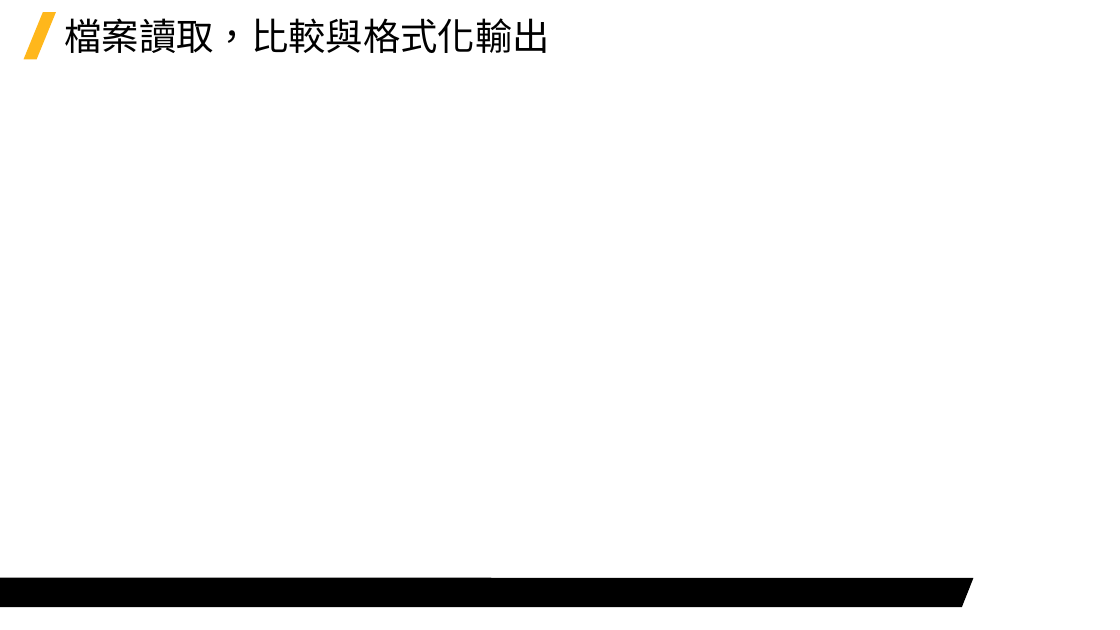
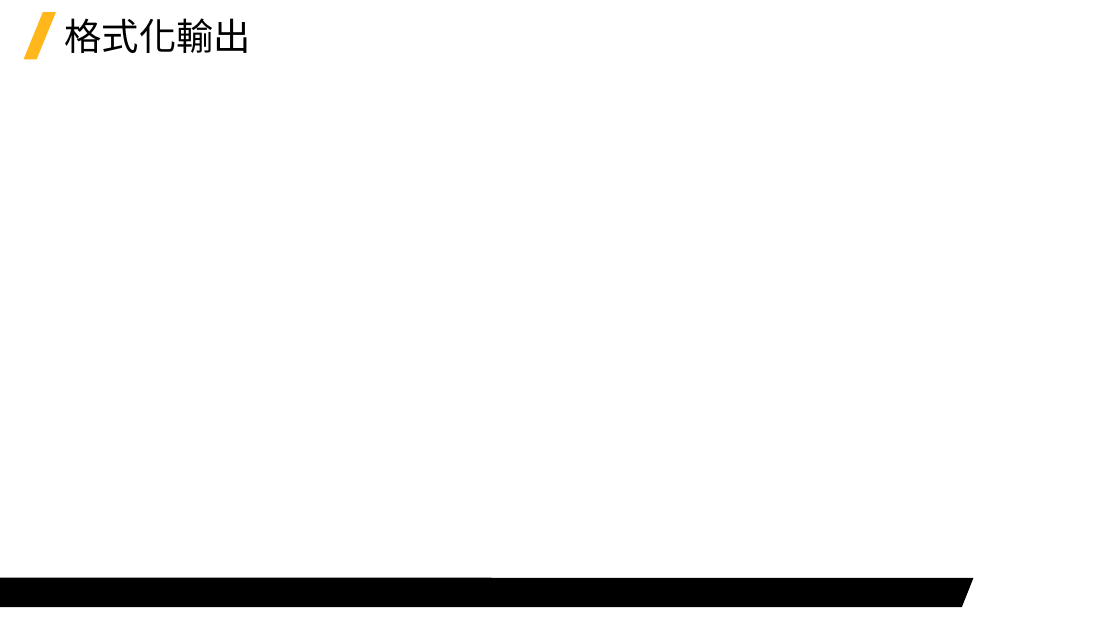
Before and after one commit to Jerrick-cheng/AEDT-Automation-Camp, a slide deck: slide 4 of 上課教材/Week3.pptx (slide 11 before the commit). Drawn at 1120x630 pixels with LibreOffice and Linux fonts; fonts in the diff are those of the drawing; background and template pictures are left out. Boxes give left, top, right and bottom in pixels: in the first picture for what was removed or moved away, otherwise in the second. Text is boxed around its words. In the diff, an @@ line names an element or a change of style, - is before the commit and + after.

```diff
--- a/上課教材/Week3.pptx
+++ b/上課教材/Week3.pptx
@@ title at (x1=64, y1=18, x2=251, y2=53): text changed @@
-檔案讀取，比較與格式化輸出
+格式化輸出
```
Also in this commit, not shown: 2 other slides changed, 1 slide removed, 2 other files.
